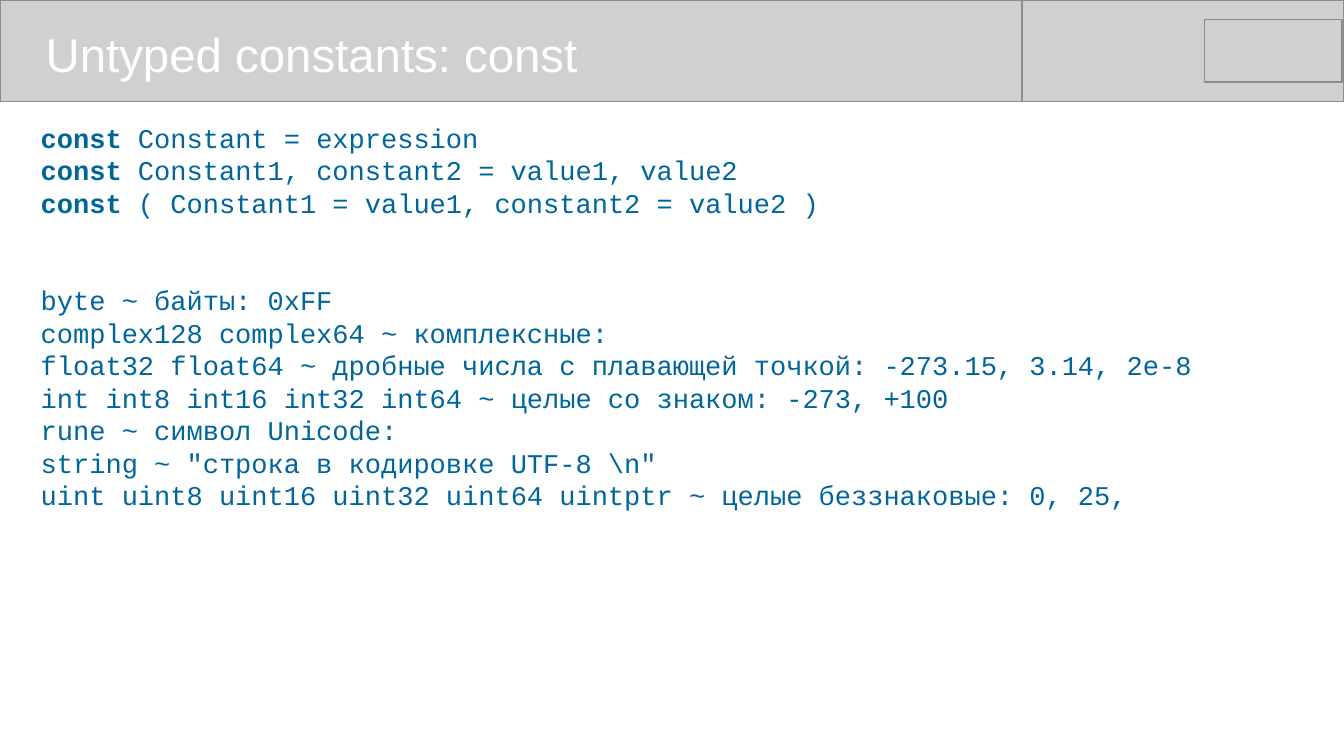
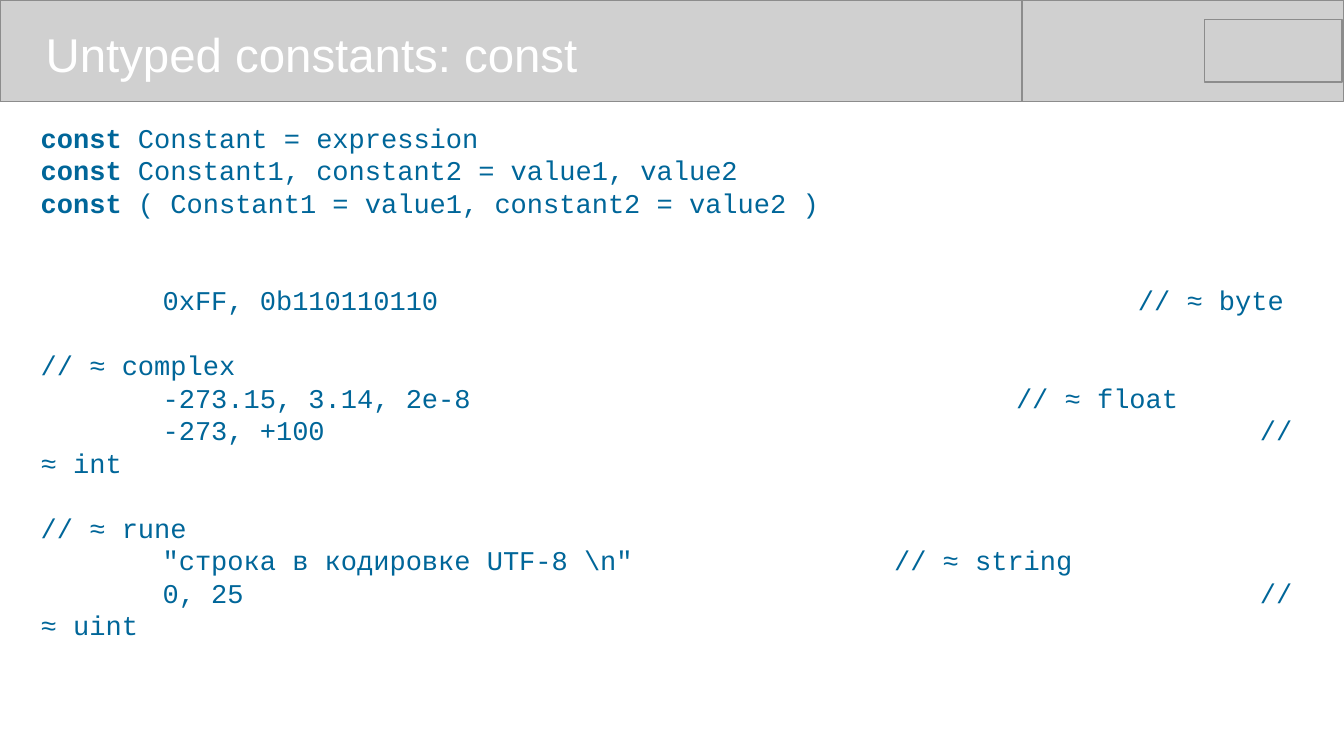
Before and after one commit to mike-shock/Go_language, a slide deck: slide 13 of Go_Intro.odp (slide 12 before the commit). Drawn at 1344x756 pixels with LibreOffice and Linux fonts; fonts in the diff are those of the drawing; grey boxes stand for pictures. Boxes give left, top, right and bottom in pixels: in the first picture for what was removed or moved away, otherwise in the second. Text is boxed around its words. In the diff, an @@ line names an element or a change of style, - is before the commit and + after.

```diff
--- a/Go_Intro.odp
+++ b/Go_Intro.odp
@@ text at [73,291,633,636]: text changed @@
-byte ~ байты: 0xFF
-complex128 complex64 ~ комплексные:
-float32 float64 ~ дробные числа с плавающей точкой: -273.15, 3.14, 2e-8
-int int8 int16 int32 int64 ~ целые со знаком: -273, +100
-rune ~ символ Unicode:
-string ~ "строка в кодировке UTF-8 \n"
-uint uint8 uint16 uint32 uint64 uintptr ~ целые беззнаковые: 0, 25,
+0xFF, 0b110110110 // ≈ byte
+// ≈ complex
+-273.15, 3.14, 2e-8 // ≈ float
+-273, +100 // ≈ int
+// ≈ rune
+"строка в кодировке UTF-8 \n" // ≈ string
+0, 25 // ≈ uint
```
Also in this commit, not shown: 7 other slides changed, 5 slides added, 3 other files.
